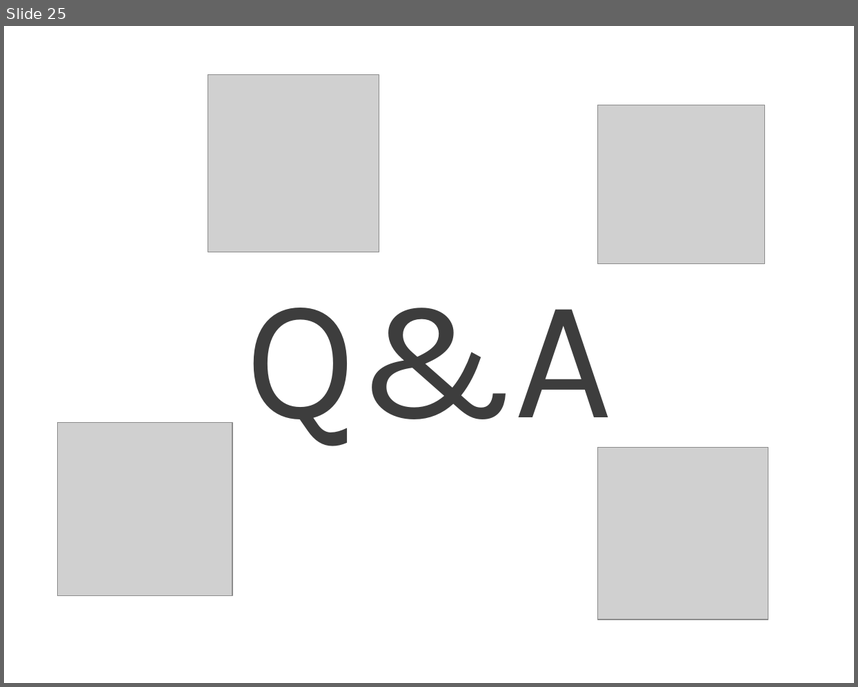
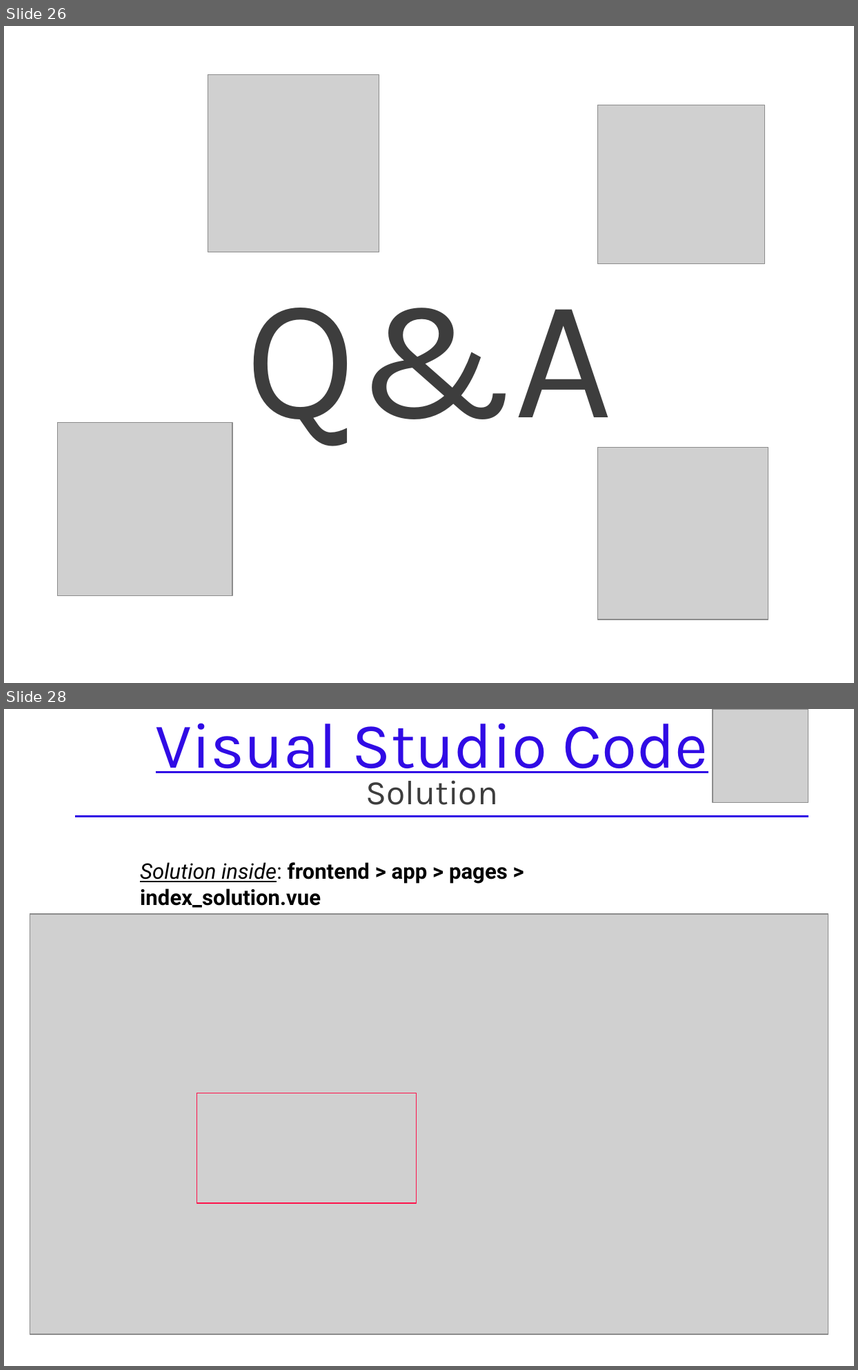
Before and after one commit to Atsukio/REST-API-Workshop, a slide deck: docs/REST API Workshop.pptx. Shown one above the other, each under a label of ours: slide 25 before the commit, slides 26 and 28 after it; the slides between them are not shown. The pictures are 858x687 and 858x1370 pixels, drawn with LibreOffice and Linux fonts; fonts in the diff are those of the drawing; grey boxes stand for pictures. Boxes give left, top, right and bottom in pixels: in the first picture for what was removed or moved away, otherwise in the second. Text is boxed around its words. In the diff, an @@ line names an element or a change of style, - is before the commit and + after.

Commit message:
docs: add solution, ready check and robots to slides

```diff
--- a/docs/REST API Workshop.pptx
+++ b/docs/REST API Workshop.pptx
@@ slide 28 added at bbox=[4, 709, 854, 1366], background #FFFFFF @@
@@ text added at bbox=[156, 723, 708, 805], 60 pt, text #300BE5, underline @@
+Visual Studio Code
+Solution
@@ picture added at bbox=[713, 709, 809, 803] @@
@@ line added from (75, 817) to (809, 817), #300BE5 2 pt @@
@@ text added at bbox=[140, 862, 508, 915], 20.1 pt, text #000000, bold @@
+Solution inside: frontend > app > pages > index_solution.vue
+on line 159
@@ picture added at bbox=[30, 914, 828, 1334] @@
@@ rectangle added at bbox=[197, 1093, 416, 1204], outline #FD124A 0.75 pt @@
@@ what was slide 25 is now slide 26 @@
```
Also in this commit, not shown: 10 slides changed, 1 other slide added.
